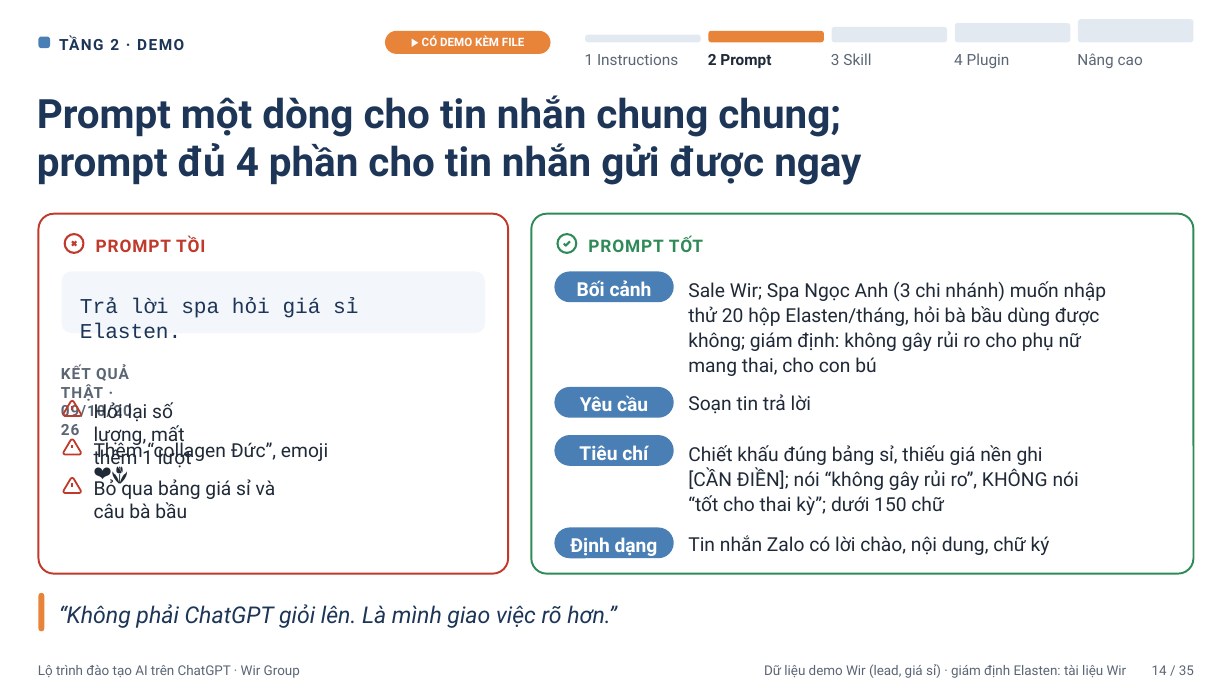
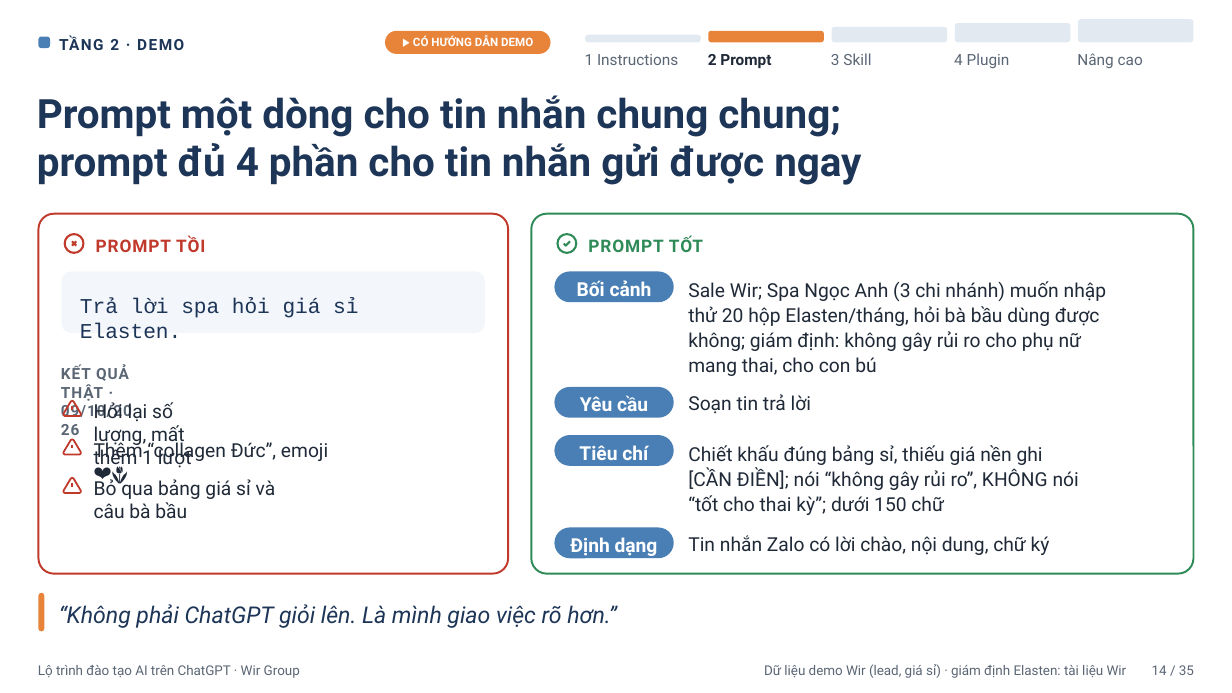
Before and after one commit to zFinnz/WirAi, a slide deck: slide 14 of slides/Lo-trinh-dao-tao-AI-ChatGPT-Wir-Group.pptx. Drawn at 1232x693 pixels with LibreOffice and Linux fonts; fonts in the diff are those of the drawing. Boxes give left, top, right and bottom in pixels: in the first picture for what was removed or moved away, otherwise in the second. Text is boxed around its words. In the diff, an @@ line names an element or a change of style, - is before the commit and + after.

```diff
--- a/slides/Lo-trinh-dao-tao-AI-ChatGPT-Wir-Group.pptx
+++ b/slides/Lo-trinh-dao-tao-AI-ChatGPT-Wir-Group.pptx
@@ text in rounded rectangle at (413, 36, 533, 46): text changed @@
-▶ CÓ DEMO KÈM FILE
+▶ CÓ HƯỚNG DẪN DEMO
```
Also in this commit, not shown: 13 other slides changed, 18 other files.
